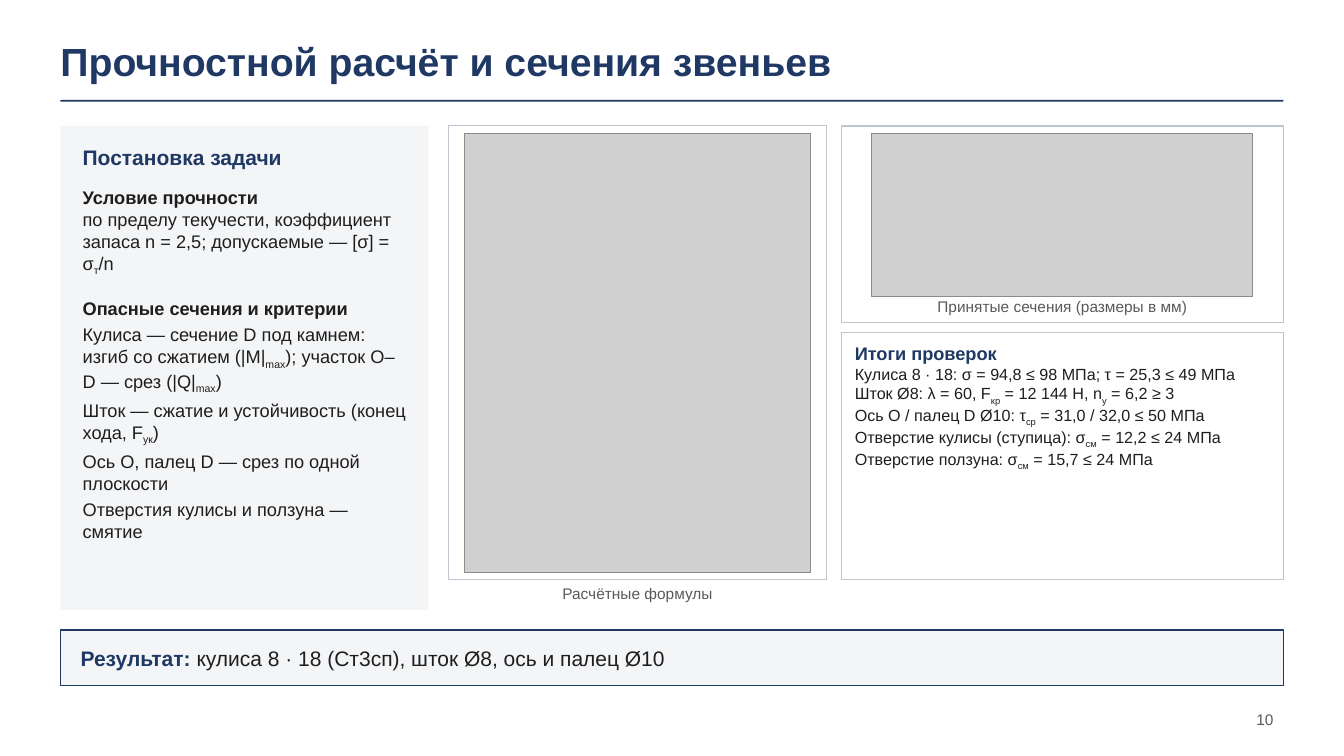
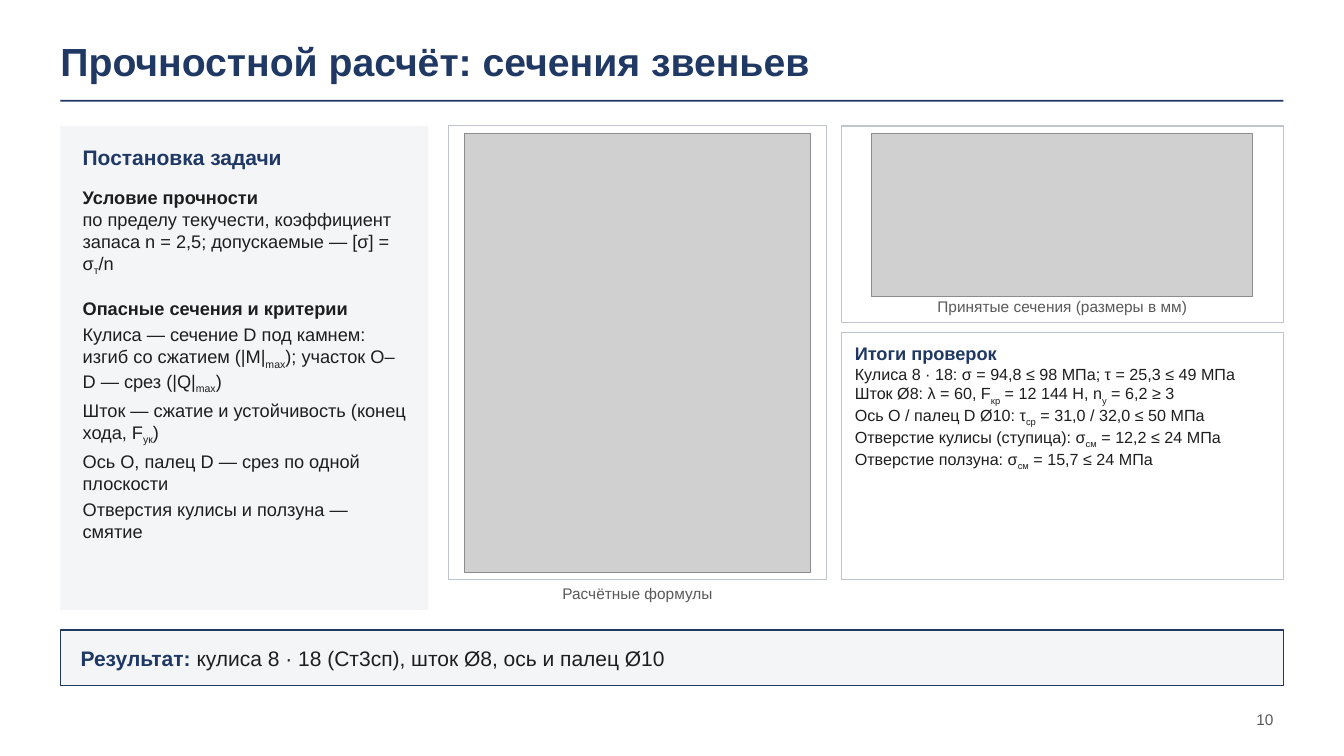
Before and after one commit to DamirNine/prikmeh, a slide deck: slide 10 of курсовой/2026-11-23/Презентация/Презентация_укупориватель_23-11.pptx. Drawn at 1344x756 pixels with LibreOffice and Linux fonts; fonts in the diff are those of the drawing; grey boxes stand for pictures; background and template pictures are left out. Boxes give left, top, right and bottom in pixels: in the first picture for what was removed or moved away, otherwise in the second. Text is boxed around its words. In the diff, an @@ line names an element or a change of style, - is before the commit and + after.

```diff
--- a/курсовой/2026-11-23/Презентация/Презентация_укупориватель_23-11.pptx
+++ b/курсовой/2026-11-23/Презентация/Презентация_укупориватель_23-11.pptx
@@ title at (x1=60, y1=47, x2=809, y2=84): text changed @@
-Прочностной расчёт и сечения звеньев
+Прочностной расчёт: сечения звеньев
```
Also in this commit, not shown: 1 other slide changed, 11 other files.
